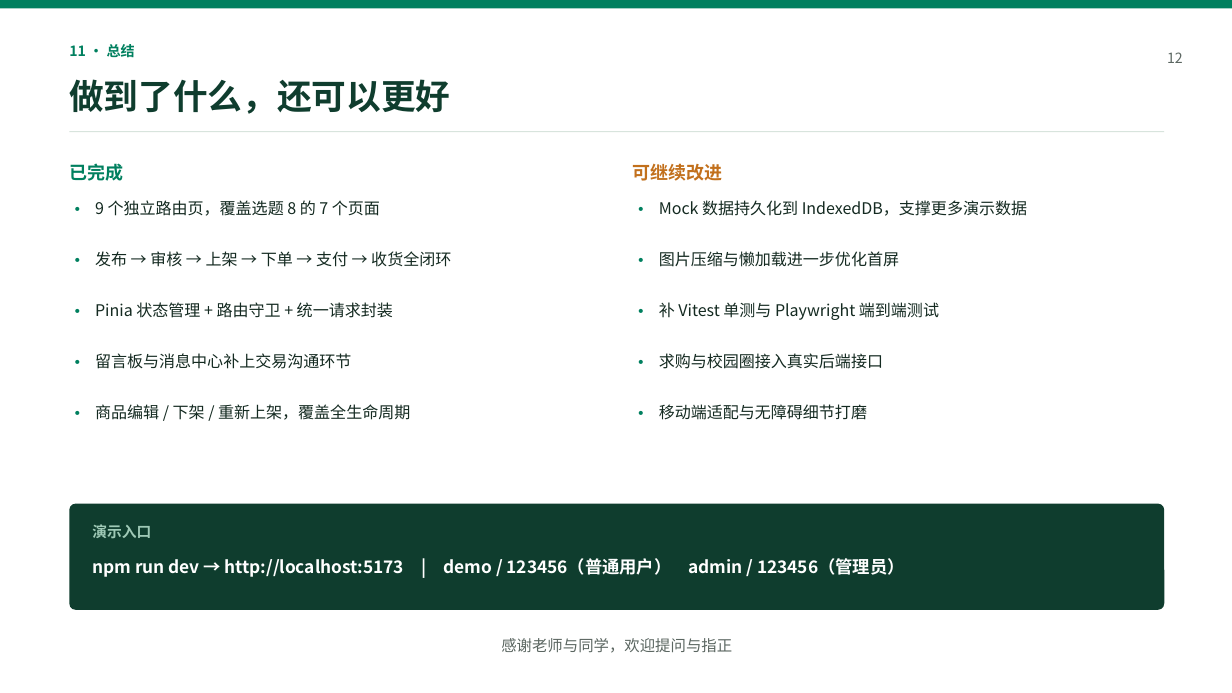
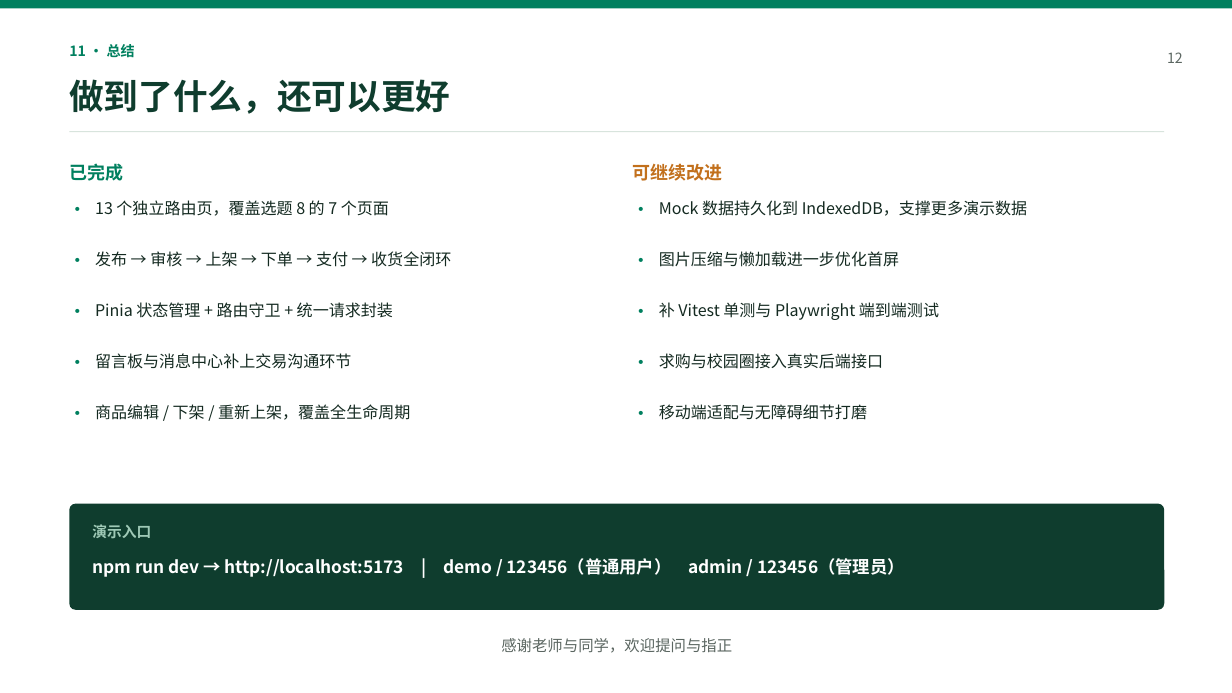
Before and after one commit to zhb0829/xianmao-frontend, a slide deck: slide 12 of docs/答辩PPT.pptx. Drawn at 1232x693 pixels with LibreOffice and Linux fonts; fonts in the diff are those of the drawing. Boxes give left, top, right and bottom in pixels: in the first picture for what was removed or moved away, otherwise in the second. Text is boxed around its words. In the diff, an @@ line names an element or a change of style, - is before the commit and + after.

Commit message:
docs: 报告/PPT/评审表/接口文档同步 13 页面与 47 端点

```diff
--- a/docs/答辩PPT.pptx
+++ b/docs/答辩PPT.pptx
@@ text at (95, 200, 389, 216): text changed @@
-9 个独立路由页，覆盖选题 8 的 7 个页面
+13 个独立路由页，覆盖选题 8 的 7 个页面
```
Also in this commit, not shown: 5 other slides changed, 4 other files.
